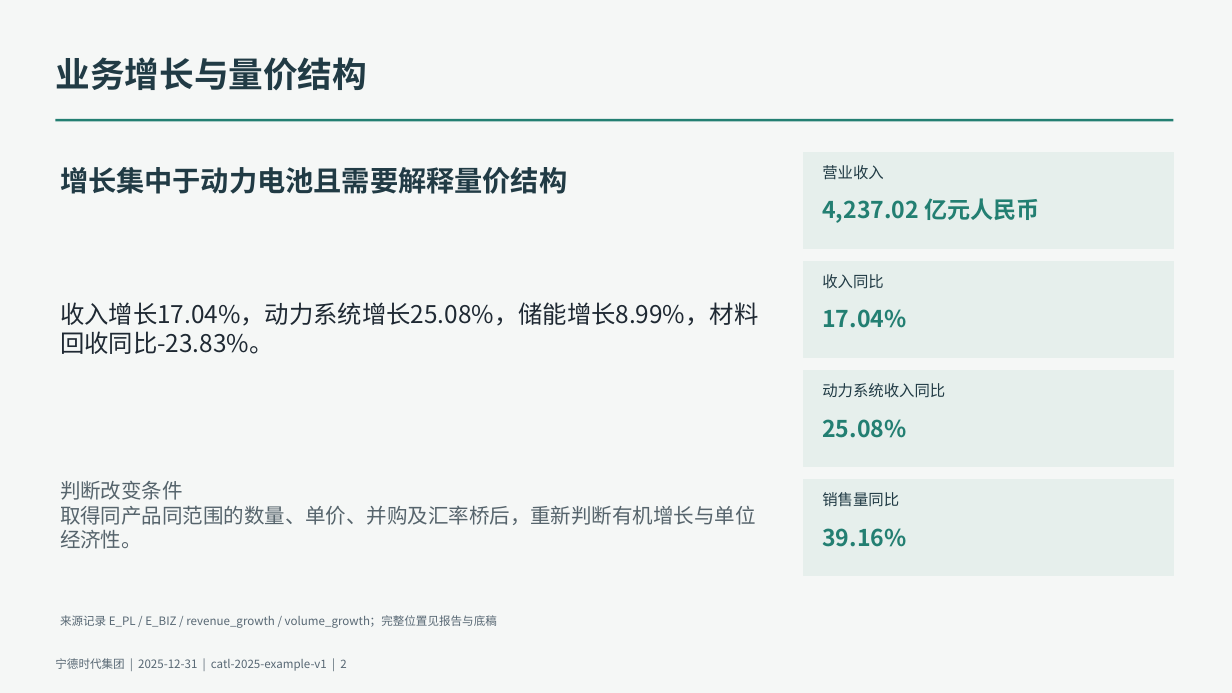
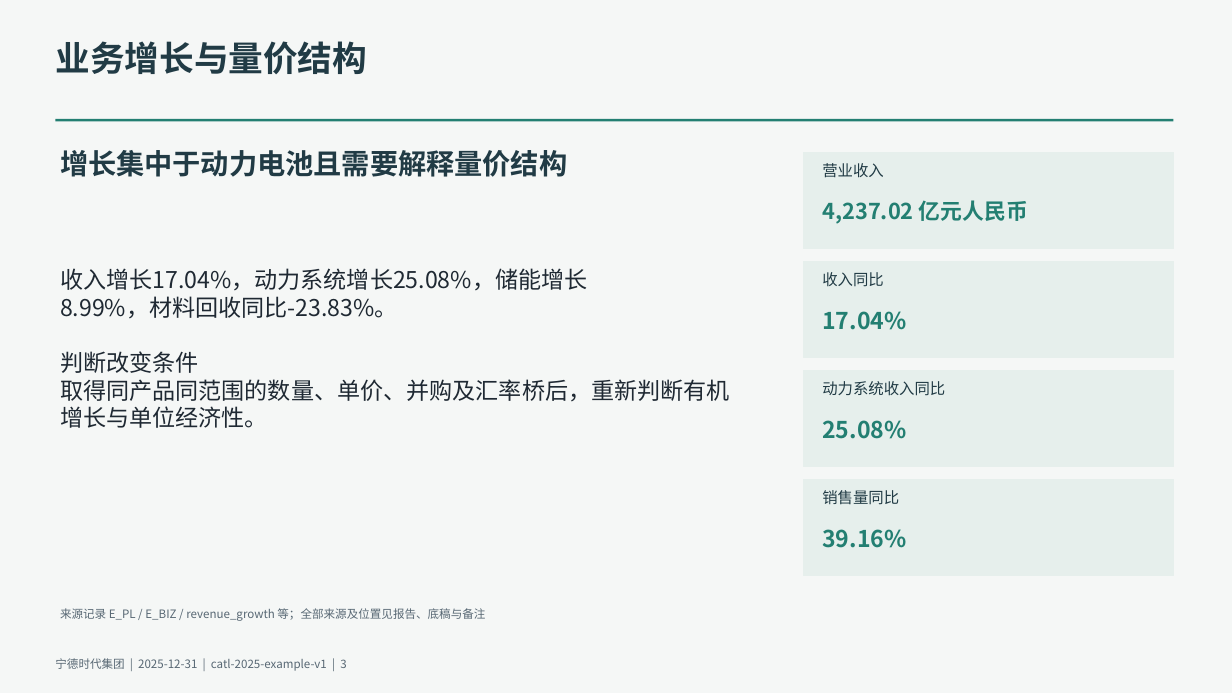
Before and after one commit to qingkongwanli0l/annual-report-analysis, a slide deck: slide 3 of examples/catl-2025/deliverables/presentation.pptx (slide 2 before the commit). Drawn at 1232x693 pixels with LibreOffice and Linux fonts; fonts in the diff are those of the drawing. Boxes give left, top, right and bottom in pixels: in the first picture for what was removed or moved away, otherwise in the second. Text is boxed around its words. In the diff, an @@ line names an element or a change of style, - is before the commit and + after.

```diff
--- a/examples/catl-2025/deliverables/presentation.pptx
+++ b/examples/catl-2025/deliverables/presentation.pptx
@@ text "4,237.02 亿元人民币" at bbox=[822, 200, 1028, 224]: size 18 to 17 pt; vertical alignment middle to top @@
@@ vertical alignment middle to top in 9 elements at bbox=[55, 41, 367, 74], bbox=[822, 272, 884, 287], bbox=[822, 381, 945, 396], bbox=[822, 490, 899, 505], bbox=[822, 163, 884, 178], bbox=[822, 311, 906, 330], bbox=[60, 150, 567, 177], bbox=[60, 608, 485, 621], bbox=[60, 268, 730, 428] @@
@@ text at bbox=[60, 268, 588, 319]: paragraphs added @@
+收入增长17.04%，动力系统增长25.08%，储能增长
+8.99%，材料回收同比-23.83%。
@@ text "收入增长17.04%，动力系统增长25.08%，储能增长": place and size @@
-text "收入增长17.04%，动力系统增长25.08%，储能增长" at bbox=[60, 481, 756, 549]
+text "收入增长17.04%，动力系统增长25.08%，储能增长" at bbox=[60, 268, 730, 428]
@@ text removed at bbox=[60, 302, 758, 354] @@
-收入增长17.04%，动力系统增长25.08%，储能增长8.99%，材料回收同比-23.83%。
@@ text at bbox=[60, 351, 199, 373]: size 16 to 18 pt, text colour #56646C to #1F2933 in "判断改变条件" @@
@@ text at bbox=[60, 379, 730, 428]: text changed; size 16 to 18 pt; text colour #56646C to #1F2933 @@
-取得同产品同范围的数量、单价、并购及汇率桥后，重新判断有机增长与单位经济性。
+取得同产品同范围的数量、单价、并购及汇率桥后，重新判断有机
+增长与单位经济性。
@@ text at bbox=[60, 608, 485, 621]: text changed @@
-来源记录 E_PL / E_BIZ / revenue_growth / volume_growth；完整位置见报告与底稿
+来源记录 E_PL / E_BIZ / revenue_growth 等；全部来源及位置见报告、底稿与备注
```
Also in this commit, not shown: 8 other slides changed, 1 slide added, 13 other files.
